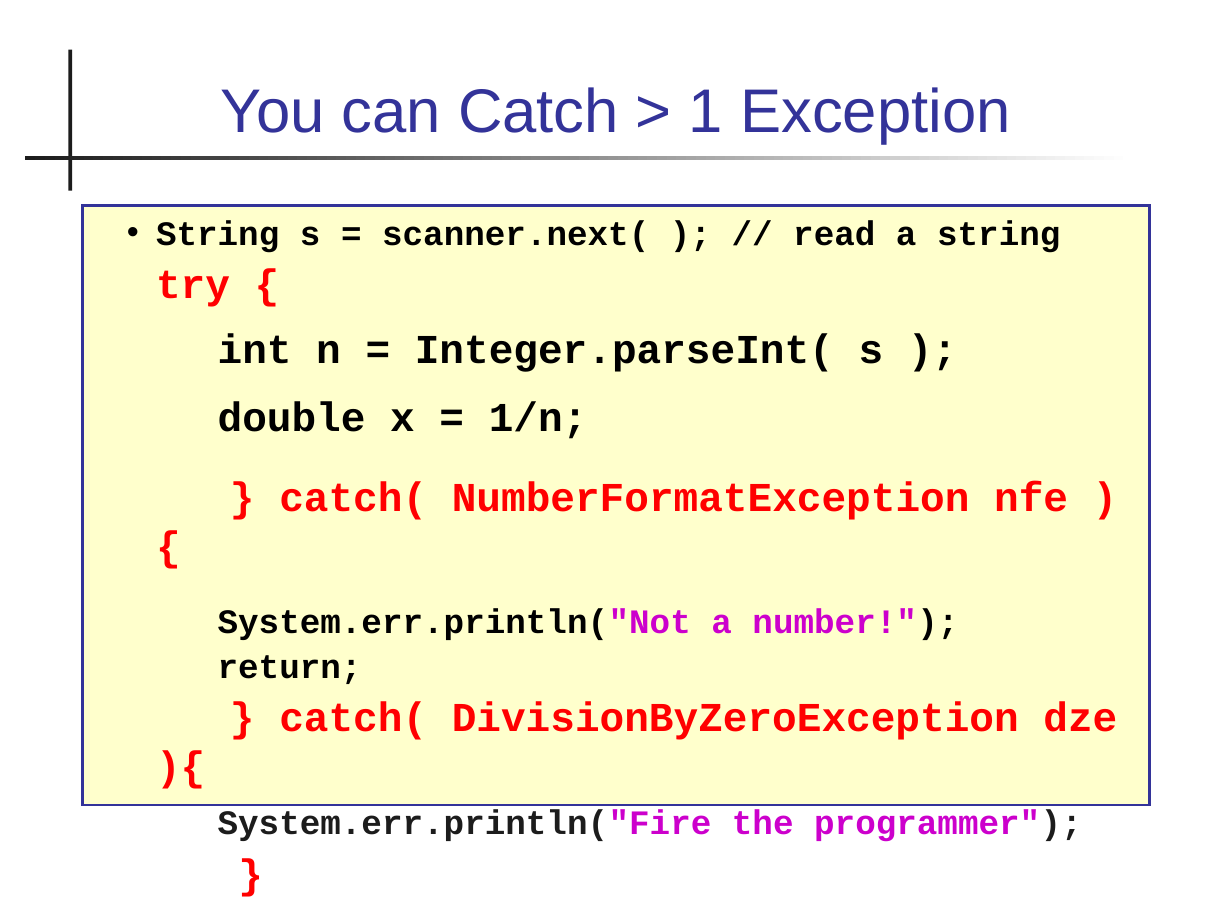
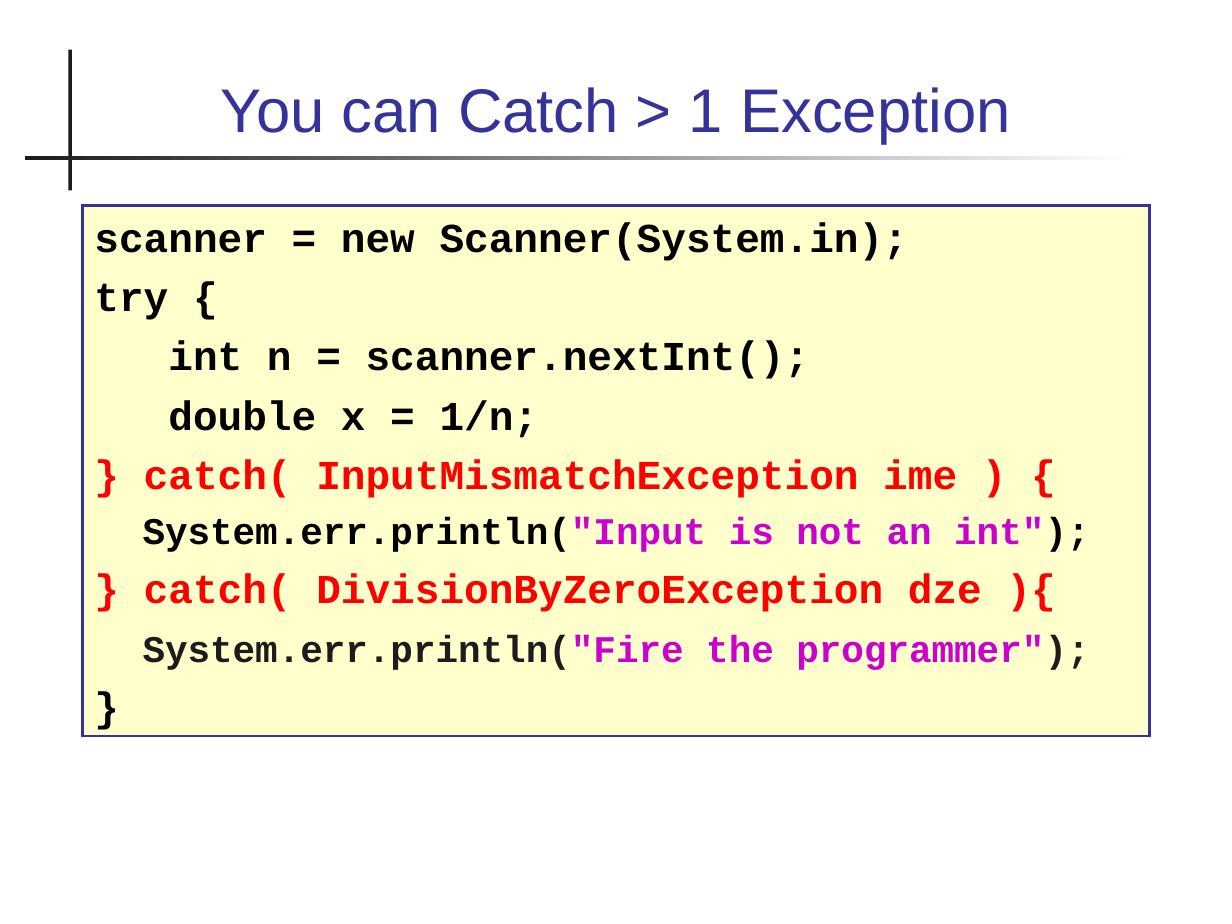
Before and after one commit to skeoop/skeoop.github.io, a slide deck: slide 14 of week6/Exceptions.ppt (slide 9 before the commit). Drawn at 1232x924 pixels with LibreOffice and Linux fonts; fonts in the diff are those of the drawing. Boxes give left, top, right and bottom in pixels: in the first picture for what was removed or moved away, otherwise in the second. Text is boxed around its words. In the diff, an @@ line names an element or a change of style, - is before the commit and + after.

Commit message:
update slides on exceptions

```diff
--- a/week6/Exceptions.ppt
+++ b/week6/Exceptions.ppt
@@ rectangle "scanner = new Scanner(System.in);" resized from (x1=83, y1=206, x2=1149, y2=806) to (x1=83, y1=206, x2=1149, y2=737) @@
@@ text in rectangle at (x1=94, y1=223, x2=908, y2=261): text changed; size 20 to 24 pt @@
-• String s = scanner.next( ); // read a string
+scanner = new Scanner(System.in);
@@ text in rectangle at (x1=94, y1=283, x2=1089, y2=670): text colour #FF0000 to #000000 in "try {", "}"; size 20 to 22 pt in "System.err.println("Fire the programmer");"; indent changed; more space between paragraphs; less space between paragraphs @@
@@ text in rectangle at (x1=168, y1=341, x2=810, y2=379): text changed @@
-int n = Integer.parseInt( s );
+int n = scanner.nextInt();
@@ text in rectangle at (x1=143, y1=459, x2=1089, y2=552): text changed; size 20 to 22 pt @@
-} catch( NumberFormatException nfe ) {
-System.err.println("Not a number!");
-return;
+} catch( InputMismatchException ime ) {
+System.err.println("Input is not an int");
```
Also in this commit, not shown: 17 other slides changed, 13 slides added, 2 slides removed.
